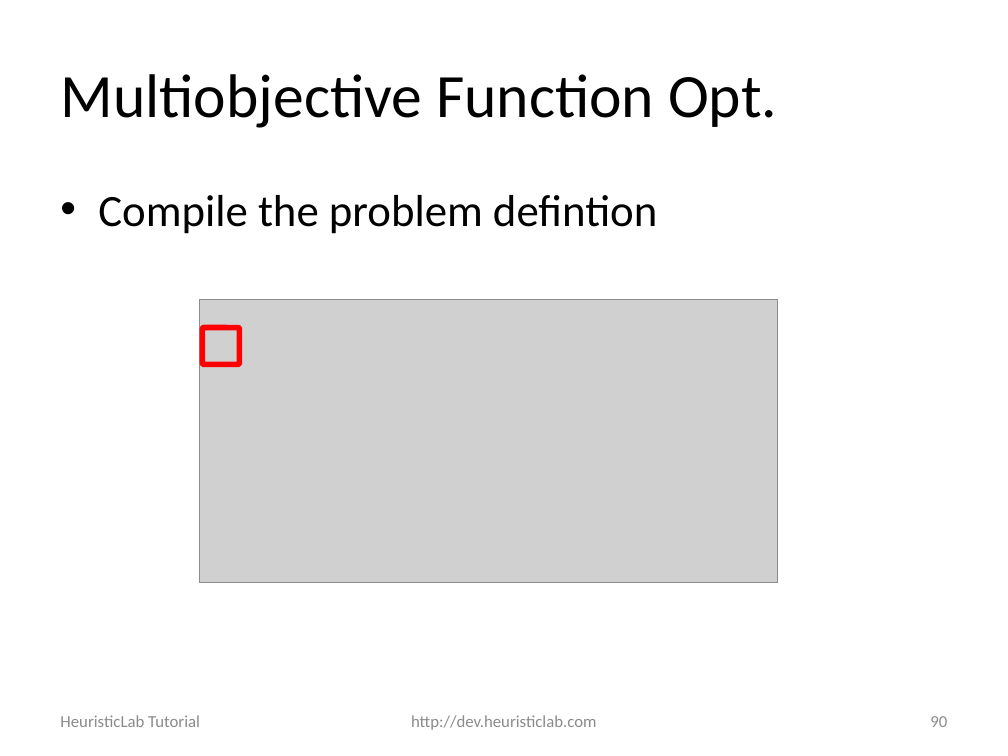
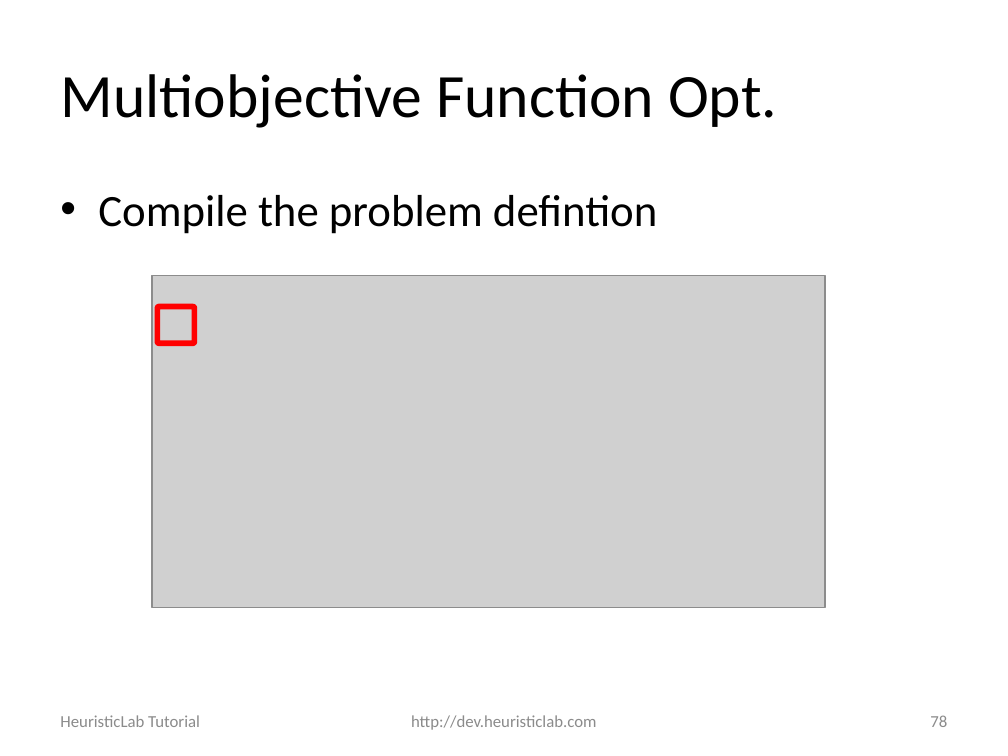
Before and after one commit to heal-research/HeuristicLab, a slide deck: slide 78 of documentation/Tutorials/Optimizing External Applications with HeuristicLab.pptx (slide 90 before the commit). Drawn at 1008x756 pixels with LibreOffice and Linux fonts; fonts in the diff are those of the drawing; grey boxes stand for pictures; background and template pictures are left out. Boxes give left, top, right and bottom in pixels: in the first picture for what was removed or moved away, otherwise in the second. Text is boxed around its words. In the diff, an @@ line names an element or a change of style, - is before the commit and + after.

```diff
--- a/documentation/Tutorials/Optimizing External Applications with HeuristicLab.pptx
+++ b/documentation/Tutorials/Optimizing External Applications with HeuristicLab.pptx
@@ picture: place and size @@
-picture at box(200, 299, 778, 583)
+picture at box(152, 275, 826, 607)
@@ rounded rectangle: place and size @@
-rounded rectangle at box(203, 328, 240, 364)
+rounded rectangle at box(157, 306, 195, 343)
@@ page number at box(930, 715, 947, 727): text changed @@
-90
+78
```
Also in this commit, not shown: 17 other slides changed, 12 slides removed.
